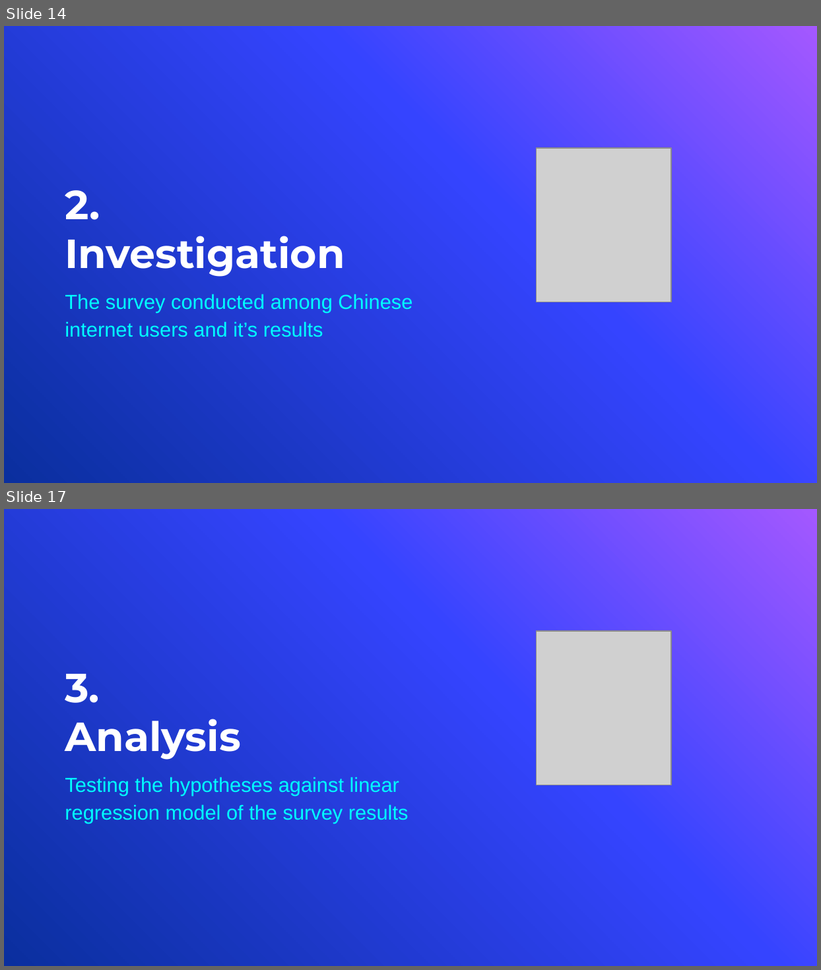
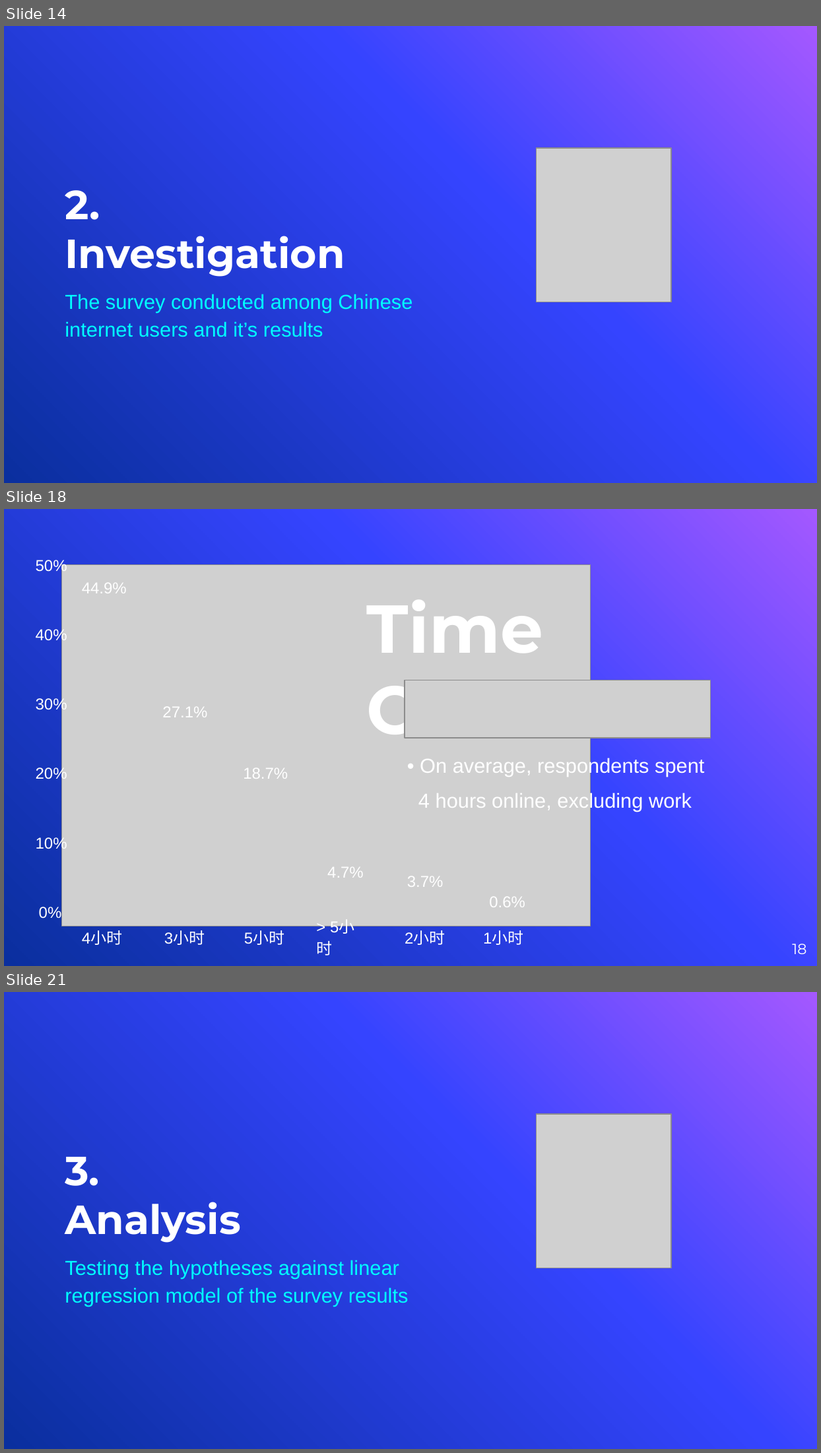
Before and after one commit to vyacheslav-polyakov/thesis, a slide deck: !Defense Slides.pptx. Shown one above the other, each under a label of ours: slides 14 and 17 before the commit, slides 14, 18 and 21 after it; the slides between them are not shown. The pictures are 821x970 and 821x1453 pixels, drawn with LibreOffice and Linux fonts; fonts in the diff are those of the drawing; grey boxes stand for pictures; background and template pictures are left out. Boxes give left, top, right and bottom in pixels: in the first picture for what was removed or moved away, otherwise in the second. Text is boxed around its words. In the diff, an @@ line names an element or a change of style, - is before the commit and + after.

```diff
--- a/!Defense Slides.pptx
+++ b/!Defense Slides.pptx
@@ slide 18 added at <box>4,509,817,966</box>, background gradient #A458FF to #3544FF to #0A2F9E @@
@@ text added at <box>36,560,67,575</box>, 14 pt, text #FFFFFF @@
+50%
@@ picture added at <box>61,565,590,927</box> @@
@@ text added at <box>82,583,127,593</box>, 14 pt, text #FFFFFF @@
+44.9%
@@ title added at <box>367,600,601,751</box>, 60 pt, text #FFFFFF, bold @@
+Time Online
@@ text added at <box>36,628,67,644</box>, 14 pt, text #FFFFFF @@
+40%
@@ picture added at <box>405,681,711,738</box> @@
@@ text added at <box>36,697,67,714</box>, 14 pt, text #FFFFFF @@
+30%
@@ text added at <box>162,707,207,718</box>, 14 pt, text #FFFFFF @@
+27.1%
@@ text added at <box>418,757,704,812</box>, 18 pt, text #FFFFFF @@
+• On average, respondents spent
+4 hours online, excluding work
@@ text added at <box>36,766,67,783</box>, 14 pt, text #FFFFFF @@
+20%
@@ text added at <box>243,768,288,779</box>, 14 pt, text #FFFFFF @@
+18.7%
@@ text added at <box>36,836,67,852</box>, 14 pt, text #FFFFFF @@
+10%
@@ text added at <box>327,867,364,878</box>, 14 pt, text #FFFFFF @@
+4.7%
@@ text added at <box>407,877,444,887</box>, 14 pt, text #FFFFFF @@
+3.7%
@@ text added at <box>489,897,525,908</box>, 14 pt, text #FFFFFF @@
+0.6%
@@ text added at <box>39,906,62,922</box>, 14 pt, text #FFFFFF @@
+0%
@@ text added at <box>316,914,370,958</box>, 14 pt, text #FFFFFF @@
+> 5小时
@@ text added at <box>82,931,122,945</box>, 14 pt, text #FFFFFF @@
+4小时
@@ text added at <box>164,931,205,945</box>, 14 pt, text #FFFFFF @@
+3小时
@@ text added at <box>244,931,284,945</box>, 14 pt, text #FFFFFF @@
+5小时
@@ text added at <box>405,931,445,945</box>, 14 pt, text #FFFFFF @@
+2小时
@@ text added at <box>483,931,523,945</box>, 14 pt, text #FFFFFF @@
+1小时
@@ page number added at <box>792,944,807,955</box>, 13 pt, text #FFFFFF @@
+18
@@ what was slide 17 is now slide 21 @@
```
Also in this commit, not shown: 6 slides changed, 4 other slides added, 1 slide removed, 10 other files.
